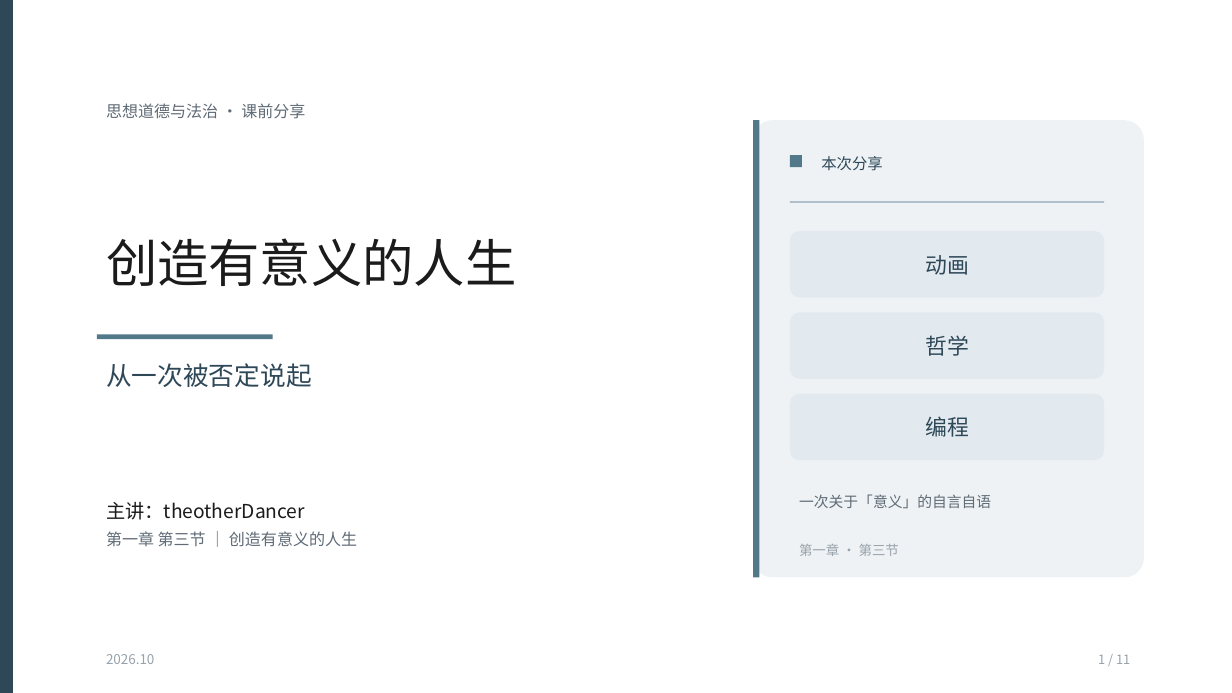
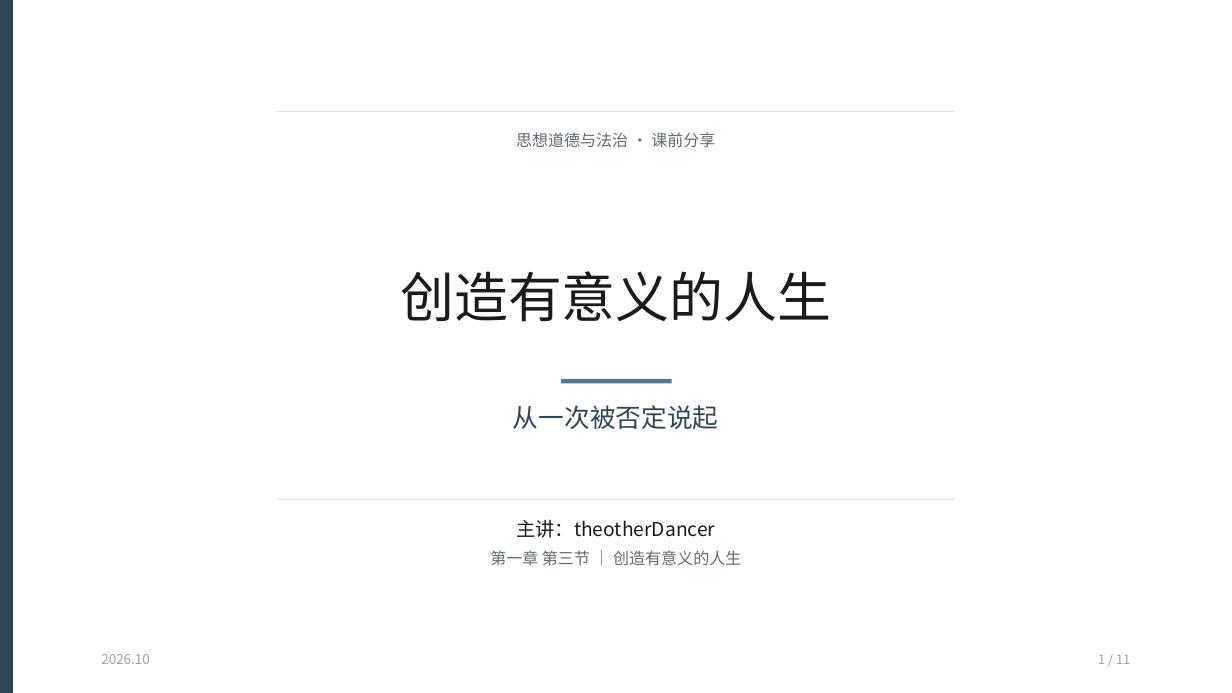
Before and after one commit to theotherDancer/theotherDancer.github.io, a slide deck: slide 1 of files/creating-a-meaningful-life.pptx. Drawn at 1232x693 pixels with LibreOffice and Linux fonts; fonts in the diff are those of the drawing. Boxes give left, top, right and bottom in pixels: in the first picture for what was removed or moved away, otherwise in the second. Text is boxed around its words. In the diff, an @@ line names an element or a change of style, - is before the commit and + after.

```diff
--- a/files/creating-a-meaningful-life.pptx
+++ b/files/creating-a-meaningful-life.pptx
@@ rectangle added at (x1=277, y1=111, x2=955, y2=112), fill #DDE3E8 @@
@@ text "思想道德与法治 · 课前分享" moved from (x1=106, y1=103, x2=305, y2=119) to (x1=516, y1=132, x2=715, y2=148) @@
@@ rounded rectangle removed at (x1=753, y1=120, x2=1144, y2=578) @@
@@ rectangle removed at (x1=753, y1=120, x2=760, y2=578) @@
@@ rectangle removed at (x1=790, y1=155, x2=802, y2=167) @@
@@ text removed at (x1=821, y1=156, x2=883, y2=171) @@
-本次分享
@@ rectangle removed at (x1=790, y1=201, x2=1104, y2=202) @@
@@ rounded rectangle removed at (x1=790, y1=231, x2=1104, y2=298) @@
@@ text "创造有意义的人生" moved from (x1=106, y1=238, x2=516, y2=286) to (x1=400, y1=271, x2=831, y2=322) @@
@@ text "创造有意义的人生" at (x1=400, y1=271, x2=831, y2=322): size 40 to 42 pt; alignment left to centre @@
@@ text removed at (x1=925, y1=255, x2=969, y2=275) @@
-动画
@@ rounded rectangle removed at (x1=790, y1=312, x2=1104, y2=379) @@
@@ rectangle removed at (x1=97, y1=335, x2=273, y2=339) @@
@@ text removed at (x1=925, y1=335, x2=969, y2=356) @@
-哲学
@@ rectangle added at (x1=561, y1=379, x2=672, y2=384), fill #52798A @@
@@ alignment left to centre in 3 elements at (x1=490, y1=520, x2=741, y2=566), (x1=516, y1=132, x2=715, y2=148), (x1=513, y1=405, x2=719, y2=429) @@
@@ text "从一次被否定说起" moved from (x1=106, y1=363, x2=312, y2=387) to (x1=513, y1=405, x2=719, y2=429) @@
@@ rounded rectangle removed at (x1=790, y1=394, x2=1104, y2=460) @@
@@ text removed at (x1=925, y1=416, x2=969, y2=437) @@
-编程
@@ rectangle added at (x1=277, y1=499, x2=955, y2=500), fill #DDE3E8 @@
@@ text removed at (x1=799, y1=494, x2=991, y2=508) @@
-一次关于「意义」的自言自语
@@ text "主讲：theotherDancer" moved from (x1=106, y1=502, x2=357, y2=547) to (x1=490, y1=520, x2=741, y2=566) @@
@@ text removed at (x1=799, y1=544, x2=899, y2=556) @@
-第一章 · 第三节
@@ text "2026.10" moved from (x1=106, y1=654, x2=154, y2=664) to (x1=101, y1=654, x2=149, y2=664) @@
```
Also in this commit, not shown: 1 other file.
